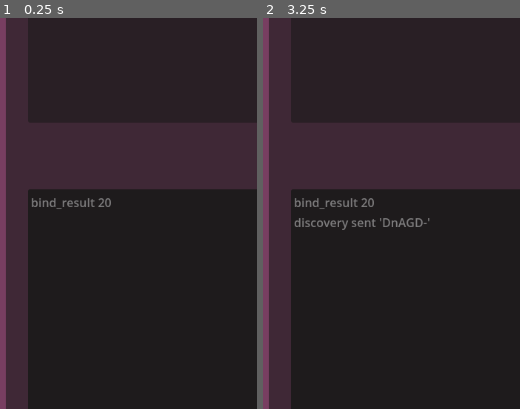
Above: before the commit, frames 1-2 (left to right).
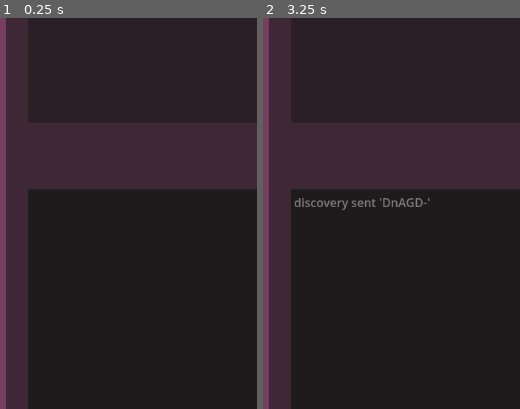
Above: after the commit, the same moments.

Repository: Breakdown08/godot_lan_discovery
Game: Godot game, scene res://main.tscn
Two runs of this game, one before a commit and one after it. Both use one fixed random seed, a clock stepped at 60 frames per second and the inputs below.
Inputs:
- Up to frame 1 (0.25 s): no input
- Up to frame 2 (3.25 s): tap Enter at 0.5, 2 s; tap Space at 1.25, 2.75 s
The pictures show only the part of the screen within x 0-50%, y 32-82%; the shares and areas given below are measured in that part.

The runs differ from the first frame. In frame 1, 0.3% of the frame differs, in the area x 12-44%, y 46-49%; in frame 2, 1.0%, in the area x 12-65%, y 46-55%.

Commit message:
fix: broadcast to multicast

Diff:
--- a/modules/lobby/lobby.gd
+++ b/modules/lobby/lobby.gd
@@ -5,8 +5,8 @@
 
 const DISCOVERY_PASSWORD:String = "DnAGD"
 const DISCOVERY_DELIMITER:String = ";"
-const DISCOVERY_GROUP:String = "255.255.255.255"
-const DISCOVERY_PORT:int = 4433
+const MULTICAST_GROUP:String = "224.0.0.1"
+const DISCOVERY_PORT:int = 5555
 
 const DEVICE_DATA_STATUS:String = "status"
 const DEVICE_DATA_RECONNECTS_COUNT:String = "reconnects_count"
@@ -37,9 +37,11 @@
 	id = _get_local_ip_address()
 	_discovery_connection = PacketPeerUDP.new()
 	_discovery_connection.set_broadcast_enabled(true)
-	_discovery_connection.set_dest_address(DISCOVERY_GROUP, DISCOVERY_PORT)
-	var bind_result: Error = _discovery_connection.bind(DISCOVERY_PORT)
-	Console.write("bind_result %s" % str(bind_result))
+	_discovery_connection.set_dest_address(MULTICAST_GROUP, DISCOVERY_PORT)
+	for iface in IP.get_local_interfaces():
+		if iface.addresses[0].begins_with("192.168."):
+			var bind_result:Error = _discovery_connection.join_multicast_group("224.0.0.1", iface.name)
+			Console.write("bind_result %s" % str(bind_result))
 	discovery_timer.start()
 
 
